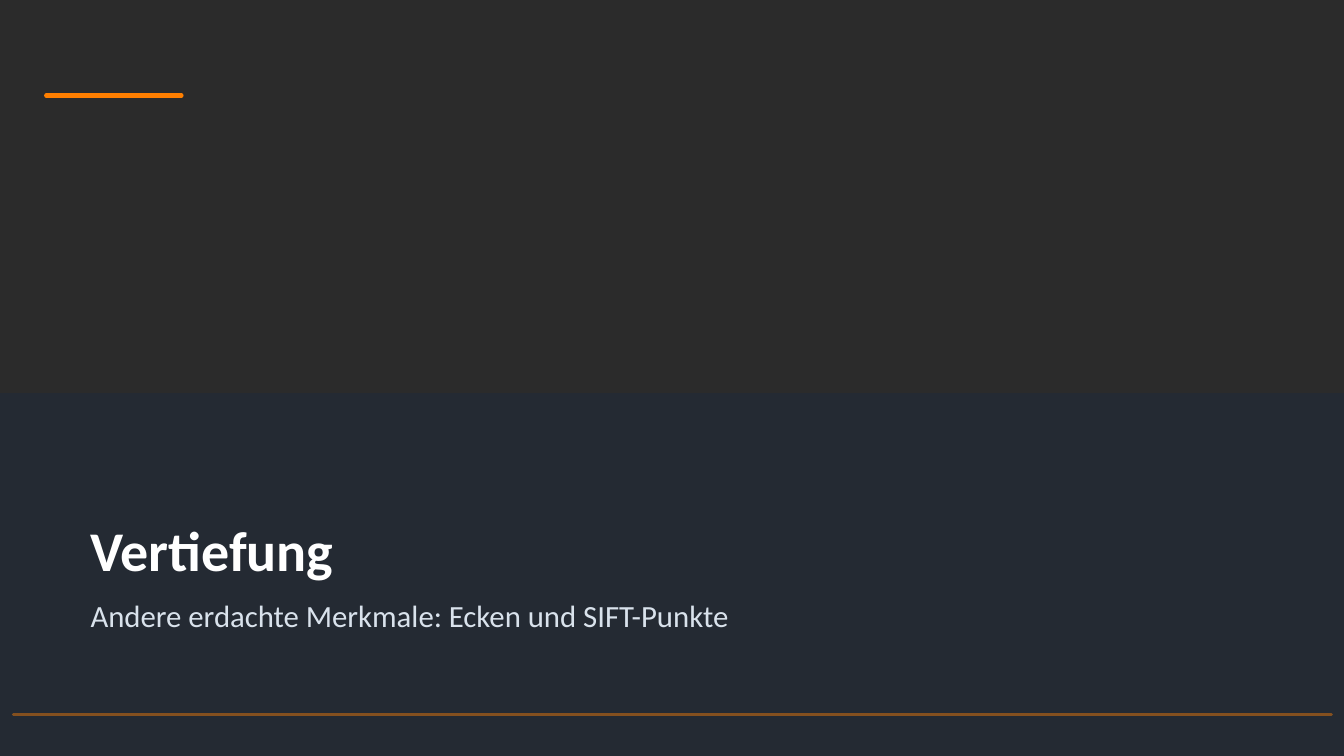
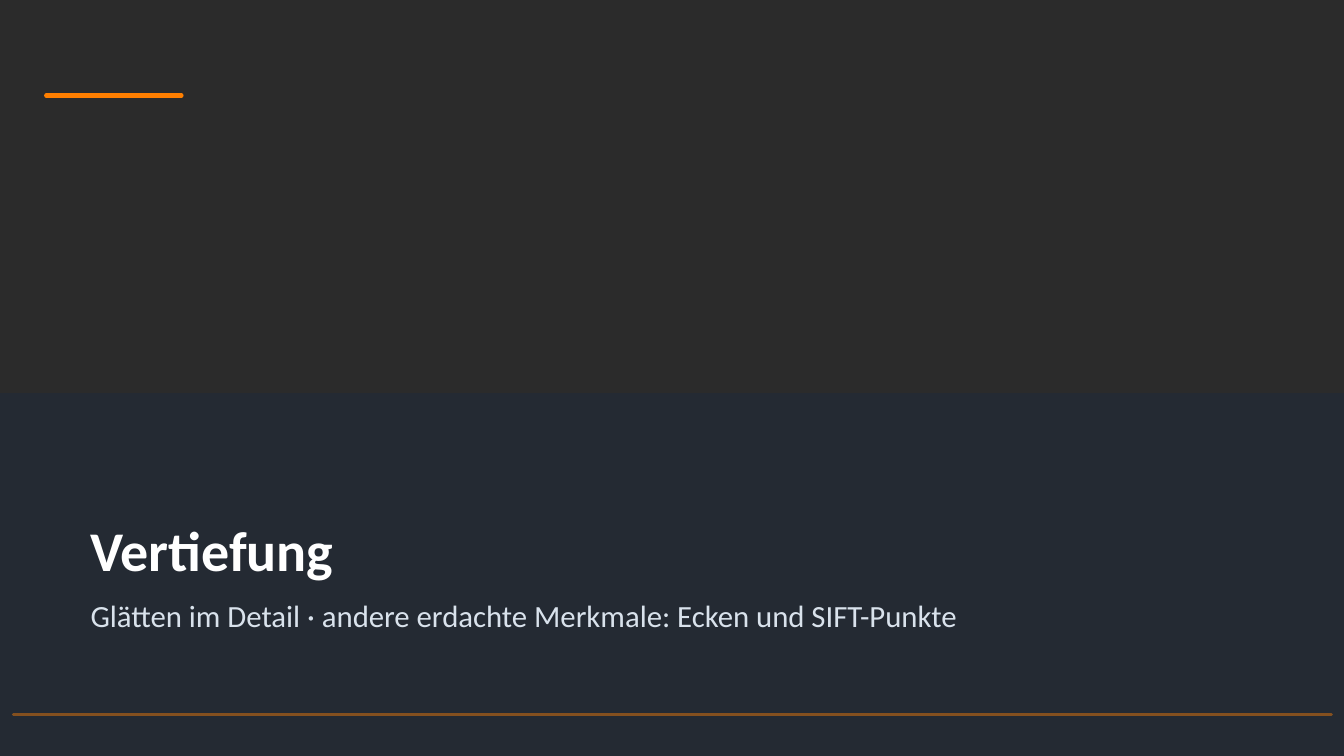
Before and after one commit to sschaffenroth/2627_KI2_KISE, a slide deck: slide 25 of 06_2026-10-27_Den_Halter_finden/01_Folien_Merkmale.pptx (slide 27 before the commit). Drawn at 1344x756 pixels with LibreOffice and Linux fonts; fonts in the diff are those of the drawing; background and template pictures are left out; a plain dark background stands for a picture behind light text. Boxes give left, top, right and bottom in pixels: in the first picture for what was removed or moved away, otherwise in the second. Text is boxed around its words. In the diff, an @@ line names an element or a change of style, - is before the commit and + after.

```diff
--- a/06_2026-10-27_Den_Halter_finden/01_Folien_Merkmale.pptx
+++ b/06_2026-10-27_Den_Halter_finden/01_Folien_Merkmale.pptx
@@ text at bbox=[91, 605, 956, 627]: text changed @@
-Andere erdachte Merkmale: Ecken und SIFT-Punkte
+Glätten im Detail · andere erdachte Merkmale: Ecken und SIFT-Punkte
```
Also in this commit, not shown: 4 other slides changed, 3 slides added, 4 slides removed, 2 other files.
